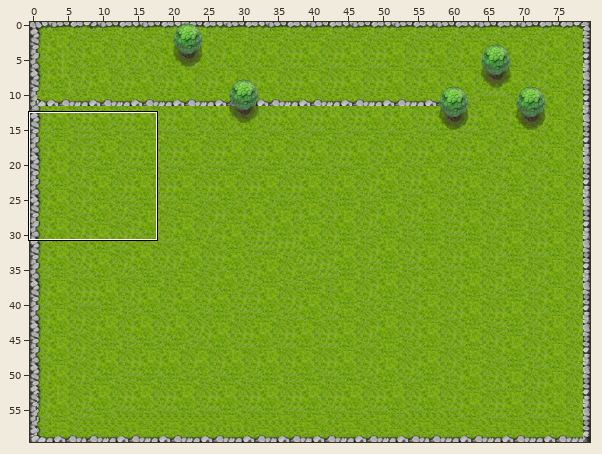
A Tiled map gets an edit: core/assets/map.tmx. The first picture is a wide view before the edit; the outline marks the close-up.
Close-up. Old version:
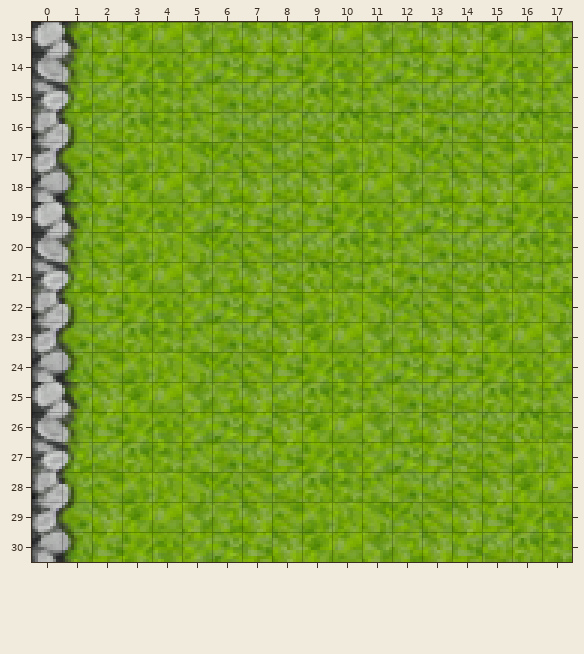
Cells are 10x10 px. Shown: x 0..17, y 13..30. The commit also changed other parts of the map, which this record leaves out.
Once edited:
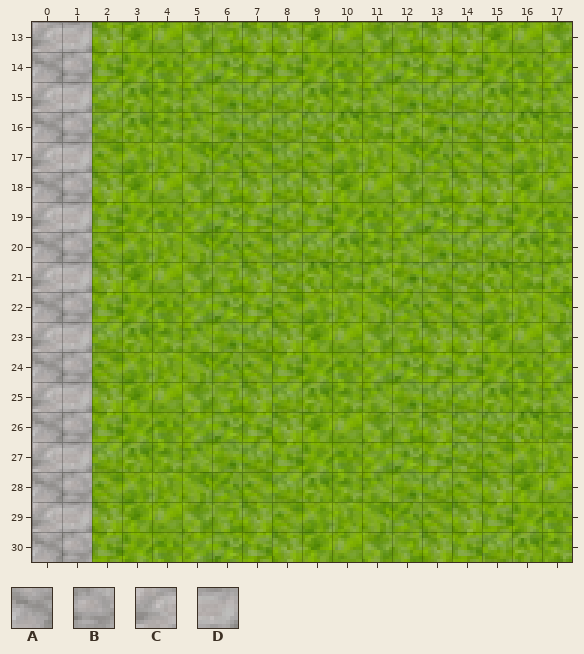
Key: from "Grass-Tileset": A 552, B 553, C 602, D 603.
_ is an empty cell.
Tiles of an added or newly shown layer are drawn over the layers below it.
The edit:
Layer "Walls" (added):
y 13: x 0..1 __ -> CD
y 14: x 0..1 __ -> AB
y 15: x 0..1 __ -> CD
y 16: x 0..1 __ -> AB
y 17: x 0..1 __ -> CD
y 18: x 0..1 __ -> AB
y 19: x 0..1 __ -> CD
y 20: x 0..1 __ -> AB
y 21: x 0..1 __ -> CD
y 22: x 0..1 __ -> AB
y 23: x 0..1 __ -> CD
y 24: x 0..1 __ -> AB
y 25: x 0..1 __ -> CD
y 26: x 0..1 __ -> AB
y 27: x 0..1 __ -> CD
y 28: x 0..1 __ -> AB
y 29: x 0..1 __ -> CD
y 30: x 0..1 __ -> AB
Where, in picture pixels (left, top, right, bottom), the same in both close-ups:
added: (32, 22, 92, 562)
